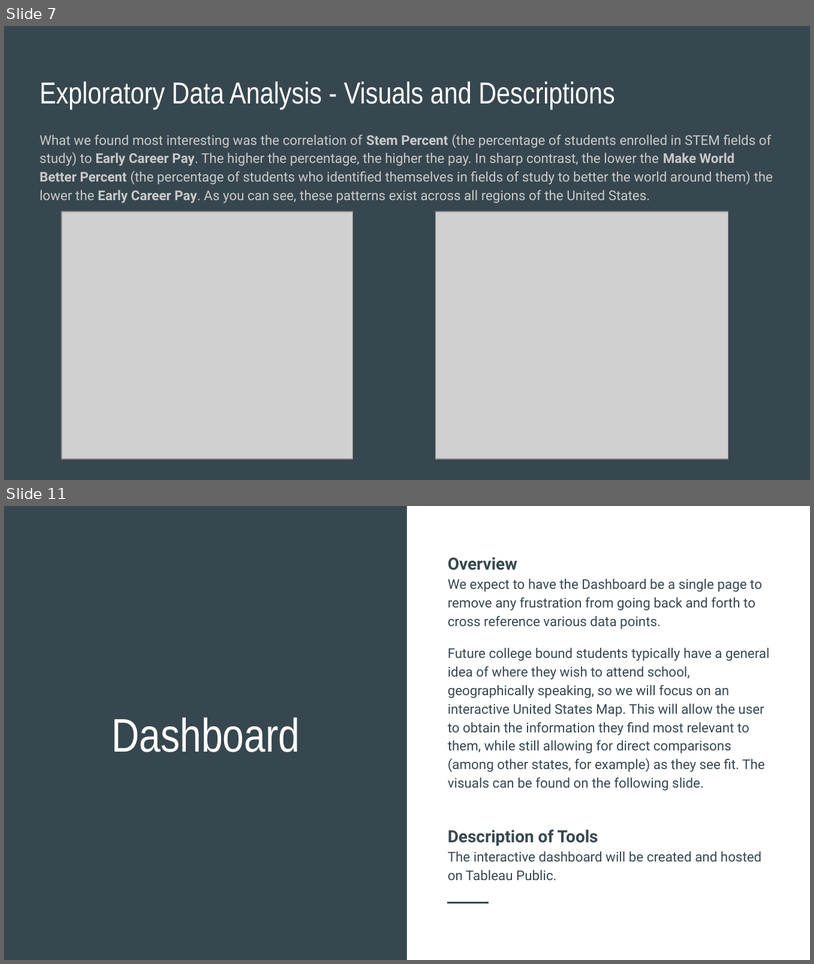
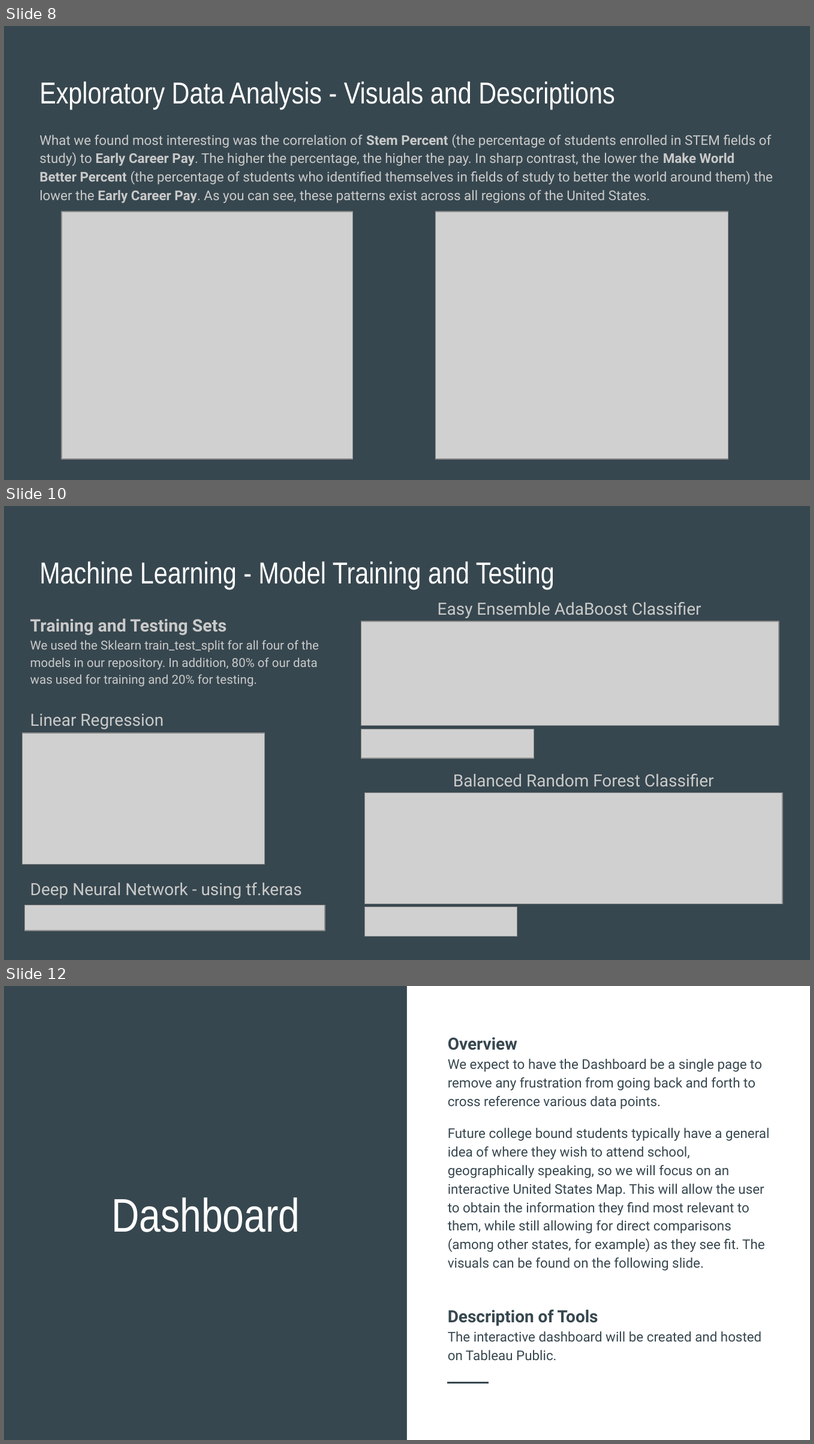
Before and after one commit to razon7/Group-Project, a slide deck: College_Costs_Career_Pay.pptx. Shown one above the other, each under a label of ours: slides 7 and 11 before the commit, slides 8, 10 and 12 after it; the slides between them are not shown. The pictures are 814x964 and 814x1444 pixels, drawn with LibreOffice and Linux fonts; fonts in the diff are those of the drawing; grey boxes stand for pictures. Boxes give left, top, right and bottom in pixels: in the first picture for what was removed or moved away, otherwise in the second. Text is boxed around its words. In the diff, an @@ line names an element or a change of style, - is before the commit and + after.

```diff
--- a/College_Costs_Career_Pay.pptx
+++ b/College_Costs_Career_Pay.pptx
@@ slide 10 added at box(4, 506, 810, 960), background #37474F @@
@@ title added at box(39, 561, 555, 589), 27 pt, text #FFFFFF @@
+Machine Learning - Model Training and Testing
@@ text added at box(438, 602, 702, 618), 15 pt, text #CACACA @@
+Easy Ensemble AdaBoost Classifier
@@ text added at box(30, 618, 319, 686), 11 pt, text #CACACA @@
+Training and Testing Sets
+We used the Sklearn train_test_split for all four of the models in our repository. In addition, 80% of our data was used for training and 20% for testing.
@@ picture added at box(361, 621, 779, 726) @@
@@ text added at box(30, 714, 164, 729), 15 pt, text #CACACA @@
+Linear Regression
@@ picture added at box(23, 733, 265, 863) @@
@@ picture added at box(361, 729, 534, 757) @@
@@ text added at box(453, 774, 714, 786), 15 pt, text #CACACA @@
+Balanced Random Forest Classifier
@@ picture added at box(365, 793, 782, 904) @@
@@ text added at box(30, 882, 302, 898), 15 pt, text #CACACA @@
+Deep Neural Network - using tf.keras
@@ picture added at box(25, 904, 325, 930) @@
@@ picture added at box(365, 907, 517, 936) @@
@@ what was slide 7 is now slide 8 @@
@@ what was slide 11 is now slide 12 @@
```
Also in this commit, not shown: 4 slides changed, 1 other slide added, 1 slide removed, 1 other file.
